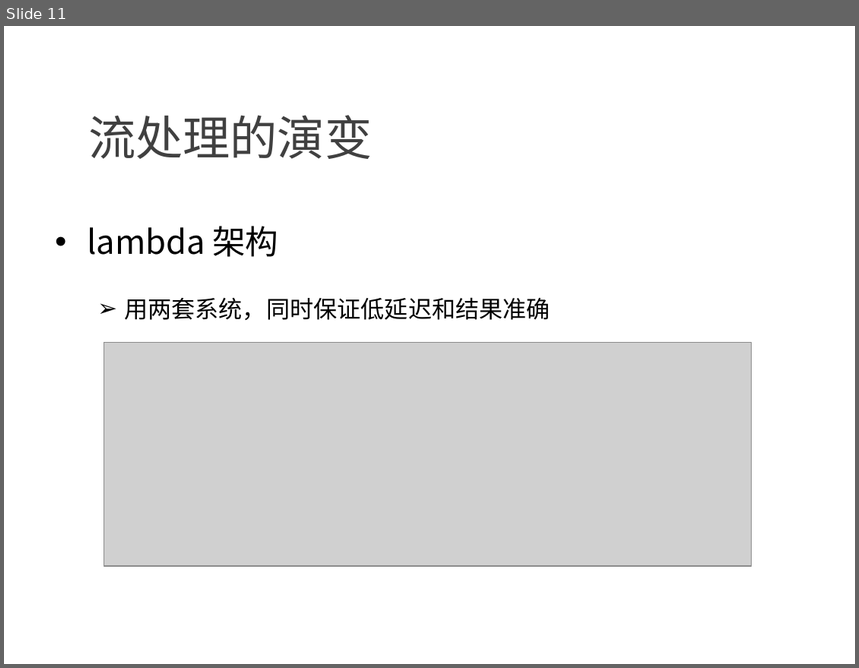
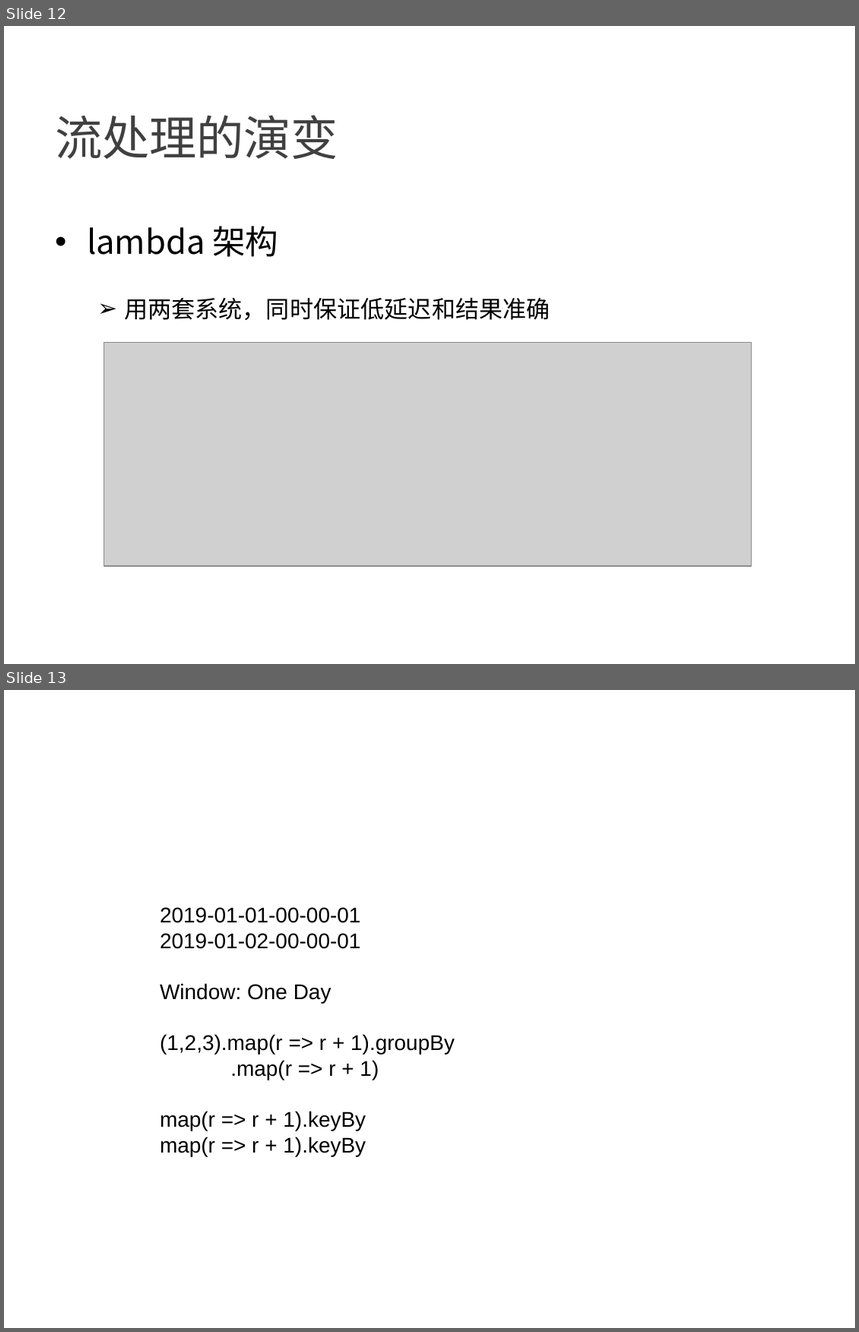
Before and after one commit to confucianzuoyuan/flink-tutorial, a slide deck: slides/1_Flink简介.pptx. Shown one above the other, each under a label of ours: slide 11 before the commit, slides 12 and 13 after it. The pictures are 859x668 and 859x1332 pixels, drawn with LibreOffice and Linux fonts; fonts in the diff are those of the drawing; grey boxes stand for pictures; background and template pictures are left out. Boxes give left, top, right and bottom in pixels: in the first picture for what was removed or moved away, otherwise in the second. Text is boxed around its words. In the diff, an @@ line names an element or a change of style, - is before the commit and + after.

```diff
--- a/slides/1_Flink简介.pptx
+++ b/slides/1_Flink简介.pptx
@@ slide 13 added at (4,690,855,1328), background picture (left out) @@
@@ text added at (160,907,455,1157), 18 pt, text #000000 @@
+2019-01-01-00-00-01
+2019-01-02-00-00-01
+Window: One Day
+(1,2,3).map(r => r + 1).groupBy
+.map(r => r + 1)
+map(r => r + 1).keyBy
+map(r => r + 1).keyBy
@@ what was slide 11 is now slide 12 @@
@@ slide 12 changed as well @@
@@ text "流处理的演变" at (55,115,338,159): indent changed @@
```
Also in this commit, not shown: 17 other slides changed, 1 other slide added, 18 other files.
